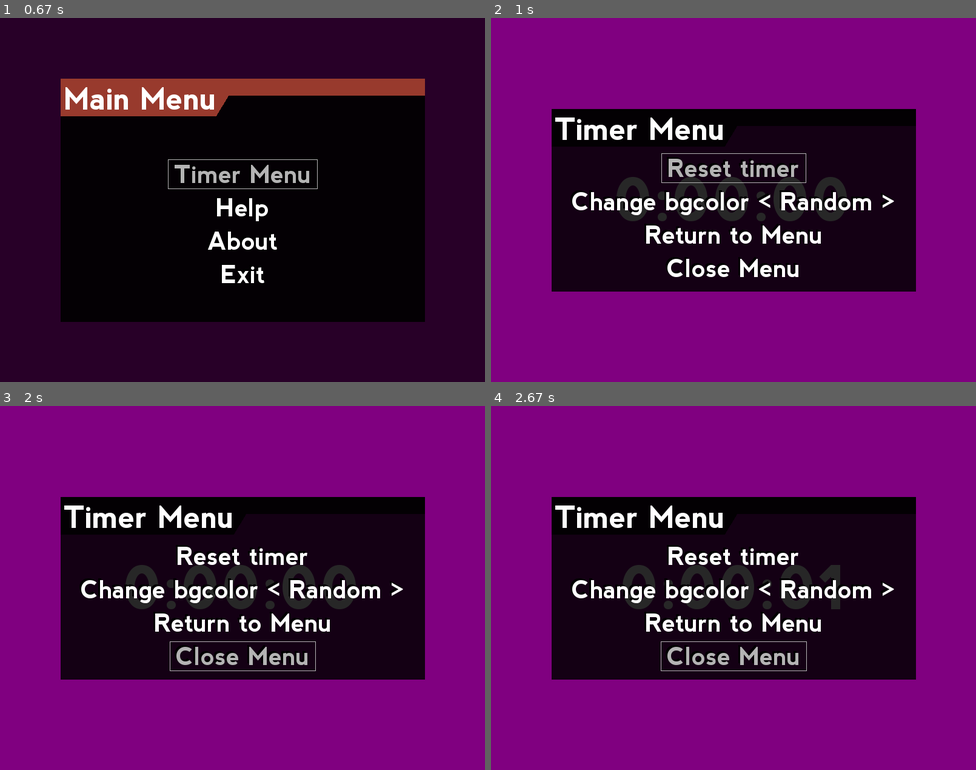
Above: before the commit, frames 1-4 (two rows, left to right).
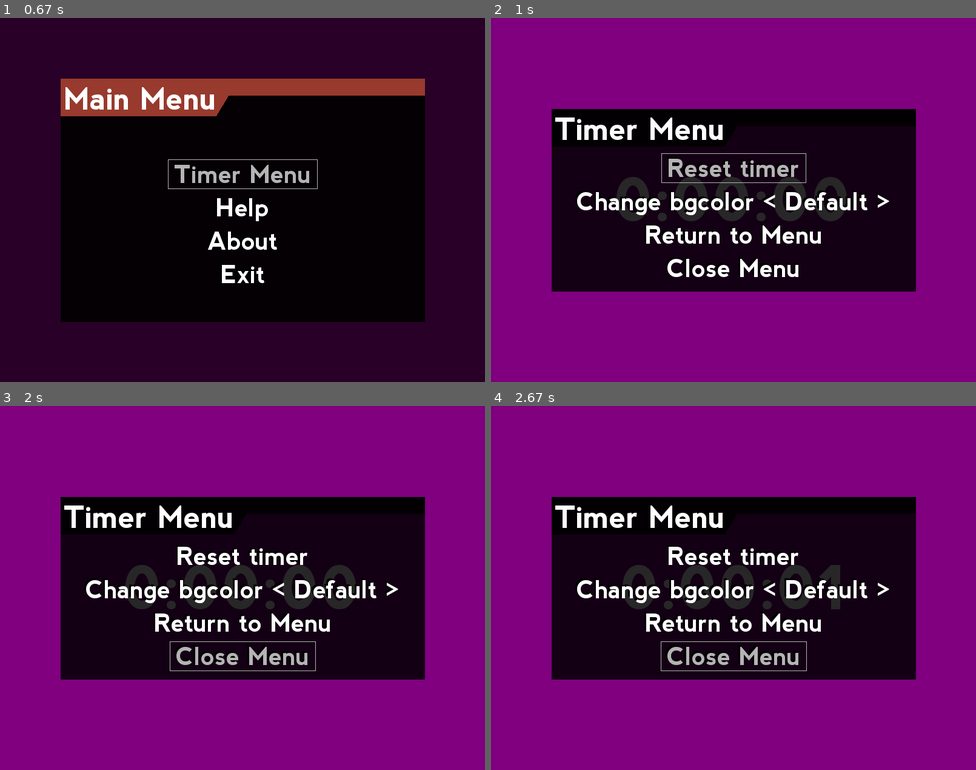
Above: after the commit, the same moments.

Repository: ppizarror/pygame-menu
Game: pygame game, started from example.py
The game is run twice, just before and just after one commit, with the same random seed, the same clock (stepped at 60 frames per second) and the same inputs.
Inputs:
- Up to frame 1 (0.67 s): tap Esc at 0.33 s
- Up to frame 2 (1 s): tap Enter at 0.67 s
- Up to frame 3 (2 s): tap Enter at 1 s; hold Right 1.33-1.8 s; hold Up from 1.83 s (still down)
- Up to frame 4 (2.67 s): release Up at 2.3 s

Frame 1 is identical in both runs. In frame 2, 1.6% of the frame differs, in the area x 16-84%, y 47-55%; in frame 3, 1.6%; in frame 4, 1.6%.

Commit message:
Updated example file using default parameter in selector menu

Diff:
--- a/example.py
+++ b/example.py
@@ -122,6 +122,7 @@
                          ('Blue', COLOR_BLUE)],
                         onchange=None,  # Action when changing element with left/right
                         onreturn=change_color_bg,  # Action when pressing return on a element
+                        default=1,  # Optional parameter that sets default item of selector
                         write_on_console=True  # Optional parametrs to change_color_bg function
                         )
 timer_menu.add_option('Return to Menu', PYGAME_MENU_BACK)
--- a/pygameMenu/menu.py
+++ b/pygameMenu/menu.py
@@ -262,7 +262,7 @@
             dy = -self._actual._fsize / 2 - self._actual._opt_dy / 2
             self._actual._opt_posy += dy
 
-    def add_selector(self, title, values, onchange, onreturn,
+    def add_selector(self, title, values, onchange, onreturn, default=0,
                      **kwargs):
         """
         Add a selector to menu: several options with values and two functions
@@ -300,6 +300,7 @@
         self._actual._option.append(
             [_locals.PYGAMEMENU_TYPE_SELECTOR,
              _Selector(title, values, onchange=onchange, onreturn=onreturn,
+                       default=default,
                        **kwargs)])
         selector_id = self._actual._size
         self._actual._size += 1
@@ -382,6 +383,7 @@
 
         :return:
         """
+
         # Draw background rectangle
         _gfxdraw.filled_polygon(self._surface, self._actual._bgrect,
                                 self._actual._bgcolor)
@@ -393,9 +395,9 @@
         # Draw options
         dy = 0
         for option in self._actual._option:
-            # Si el tipo es un selector
+
+            # Gets text and shadow depending on the item type
             if option[0] == _locals.PYGAMEMENU_TYPE_SELECTOR:
-                # If selected index draw a rectangle
                 if dy == self._actual._index:
                     text = self._actual._font.render(option[1].get(), 1,
                                                      self._actual._sel_color)
@@ -407,7 +409,6 @@
                     text_bg = self._actual._font.render(option[1].get(), 1,
                                                         _cfg.SHADOW_COLOR)
             else:
-                # If selected index draw a rectangle
                 if dy == self._actual._index:
                     text = self._actual._font.render(option[0], 1,
                                                      self._actual._sel_color)
@@ -418,6 +419,7 @@
                                                      self._actual._font_color)
                     text_bg = self._actual._font.render(option[0], 1,
                                                         _cfg.SHADOW_COLOR)
+
             # Text anchor
             text_width, text_height = text.get_size()
             t_dy = -int(text_height / 2.0)
@@ -425,6 +427,7 @@
                 text_dx = -int(text_width / 2.0)
             else:
                 text_dx = 0
+
             # Draw fonts
             if self._actual._option_shadow:
                 ycoords = self._actual._opt_posy + dy * (
@@ -436,6 +439,7 @@
                     self._actual._fsize + self._actual._opt_dy) + t_dy
             self._surface.blit(text, (self._actual._opt_posx + text_dx,
                                       ycoords))
+
             # If selected item then draw a rectangle
             if self._actual._drawselrect and (dy == self._actual._index):
                 if not self._actual._centered_option:
--- a/pygameMenu/selector.py
+++ b/pygameMenu/selector.py
@@ -25,17 +25,17 @@
         """
         Constructor.
 
+        :param title: Title of the selector
         :param elements: Elements of the selector
         :param default: Index of default element to display
         :param kwargs: Optional arguments
         :param onchange: Event when changing the selector
         :param onreturn: Event when pressing return button
-        :param title: Title of the selector
+        :type title: str
         :type elements: list
         :type onchange: function, NoneType
         :type onreturn: function, NoneType
         :type default: int
-        :type title: str
         """
         self._elements = elements
         self._index = 0
@@ -45,7 +45,9 @@
         self._title = title
         self._total_elements = len(elements)
 
-        for k in range(0,default):
+        # Apply default item
+        default %= self._total_elements
+        for k in range(0, default):
             self.right()
 
     def update_elements(self, elements):
--- a/pygameMenu/textmenu.py
+++ b/pygameMenu/textmenu.py
@@ -174,6 +174,7 @@
         dy = 0
         dy_index = 0
         for option in self._actual._option:
+
             # If option is selector
             if option[0] == _locals.PYGAMEMENU_TYPE_SELECTOR:
                 # If selected index then change color
@@ -199,6 +200,7 @@
                                                      self._actual._font_color)
                     text_bg = self._actual._font.render(option[0], 1,
                                                         _cfg_menu.SHADOW_COLOR)
+
             # Text font and size
             text_width, text_height = text.get_size()
             if self._actual._centered_option:
@@ -207,6 +209,7 @@
             else:
                 text_dx = 0
                 t_dy = 0
+
             # Draw fonts
             if self._actual._option_shadow:
                 ycoords = self._actual._opt_posy + dy * (
@@ -218,6 +221,7 @@
                     self._actual._fsize + self._actual._opt_dy) + t_dy
             self._surface.blit(text, (self._actual._opt_posx + text_dx,
                                       ycoords + dysum))
+
             # If selected option draw a rectangle
             if self._actual._drawselrect and (dy_index == self._actual._index):
                 if not self._actual._centered_option:
